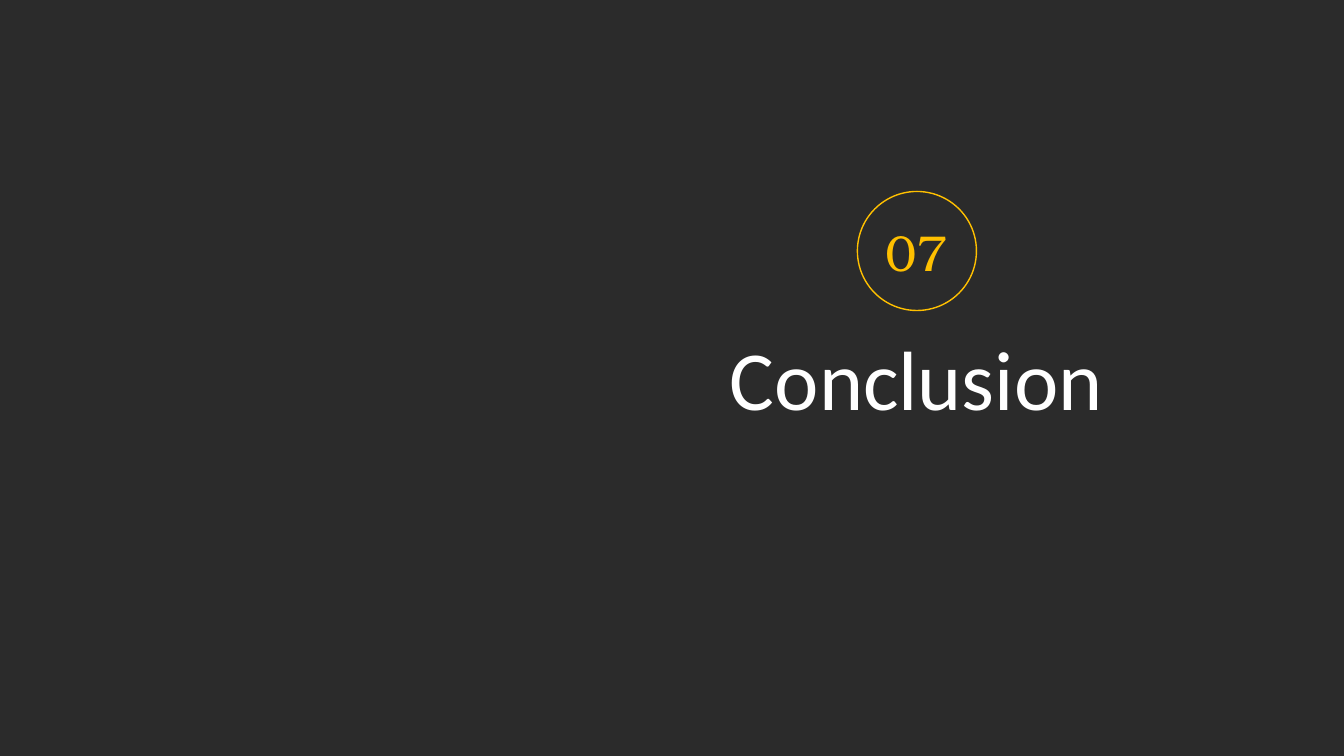
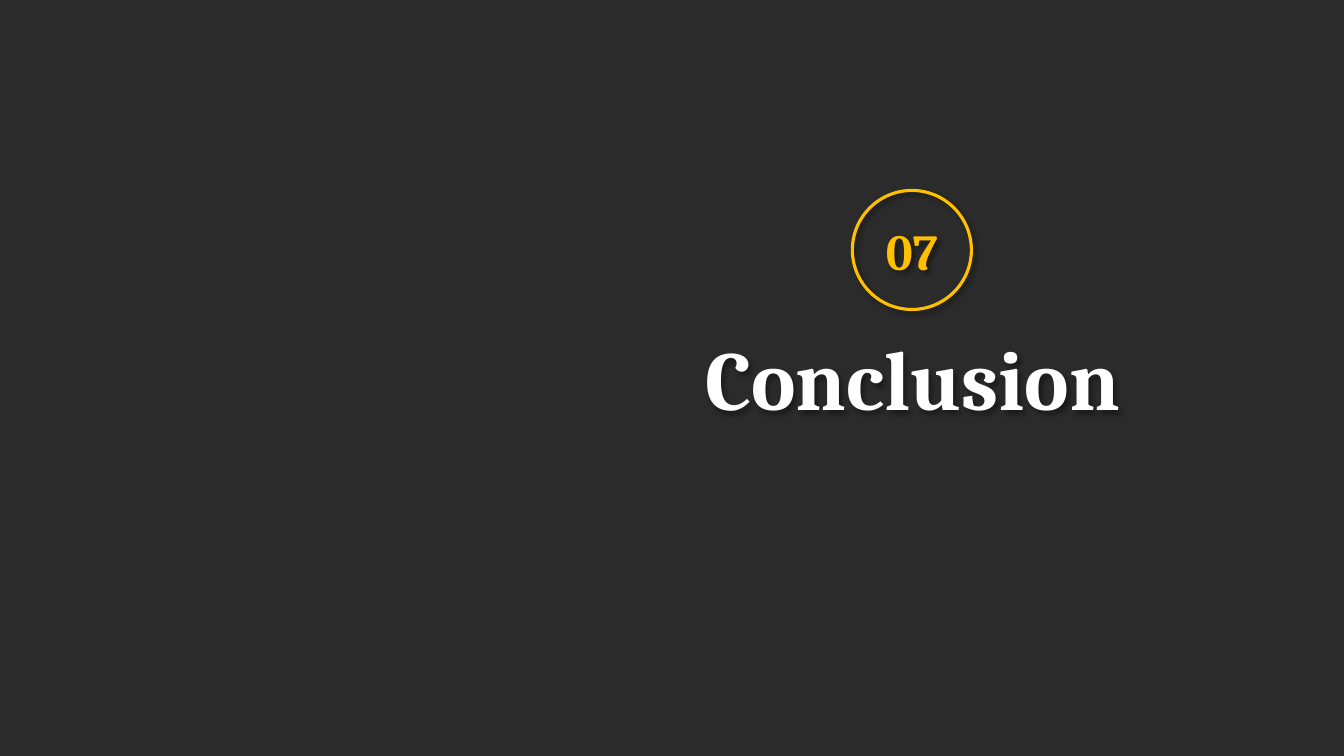
Before and after one commit to prafullwahatule/BI-Amazon-Sale-Report, a slide deck: slide 28 of Report/Amazon Sales Report.pptx. Drawn at 1344x756 pixels with LibreOffice and Linux fonts; fonts in the diff are those of the drawing; background and template pictures are left out; a plain dark background stands for a picture behind light text. Boxes give left, top, right and bottom in pixels: in the first picture for what was removed or moved away, otherwise in the second. Text is boxed around its words. In the diff, an @@ line names an element or a change of style, - is before the commit and + after.

```diff
--- a/Report/Amazon Sales Report.pptx
+++ b/Report/Amazon Sales Report.pptx
@@ ellipse "07" moved from (x1=858, y1=192, x2=977, y2=311) to (x1=853, y1=191, x2=972, y2=310) @@
@@ ellipse "07" at (x1=853, y1=191, x2=972, y2=310): font TeX Gyre Bonum to Cambria, bold on; outline #FFC000 1 pt to #FFC000 2.25 pt; shadow on @@
@@ text "Conclusion" moved from (x1=730, y1=351, x2=1102, y2=411) to (x1=705, y1=351, x2=1120, y2=411) @@
@@ text "Conclusion" at (x1=705, y1=351, x2=1120, y2=411): font Calibri to Cambria, bold on @@
```
Also in this commit, not shown: 27 other slides changed.
